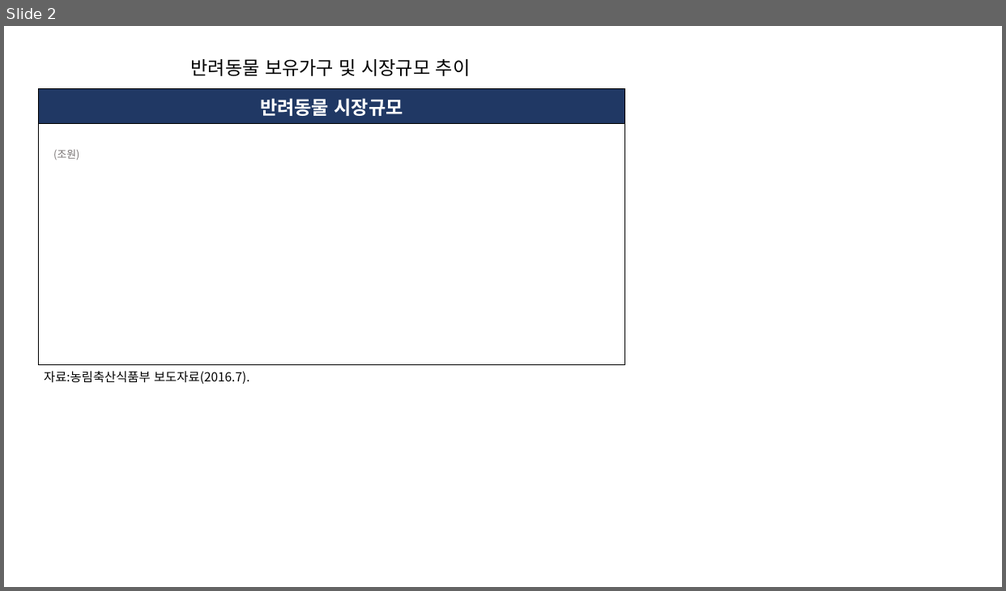
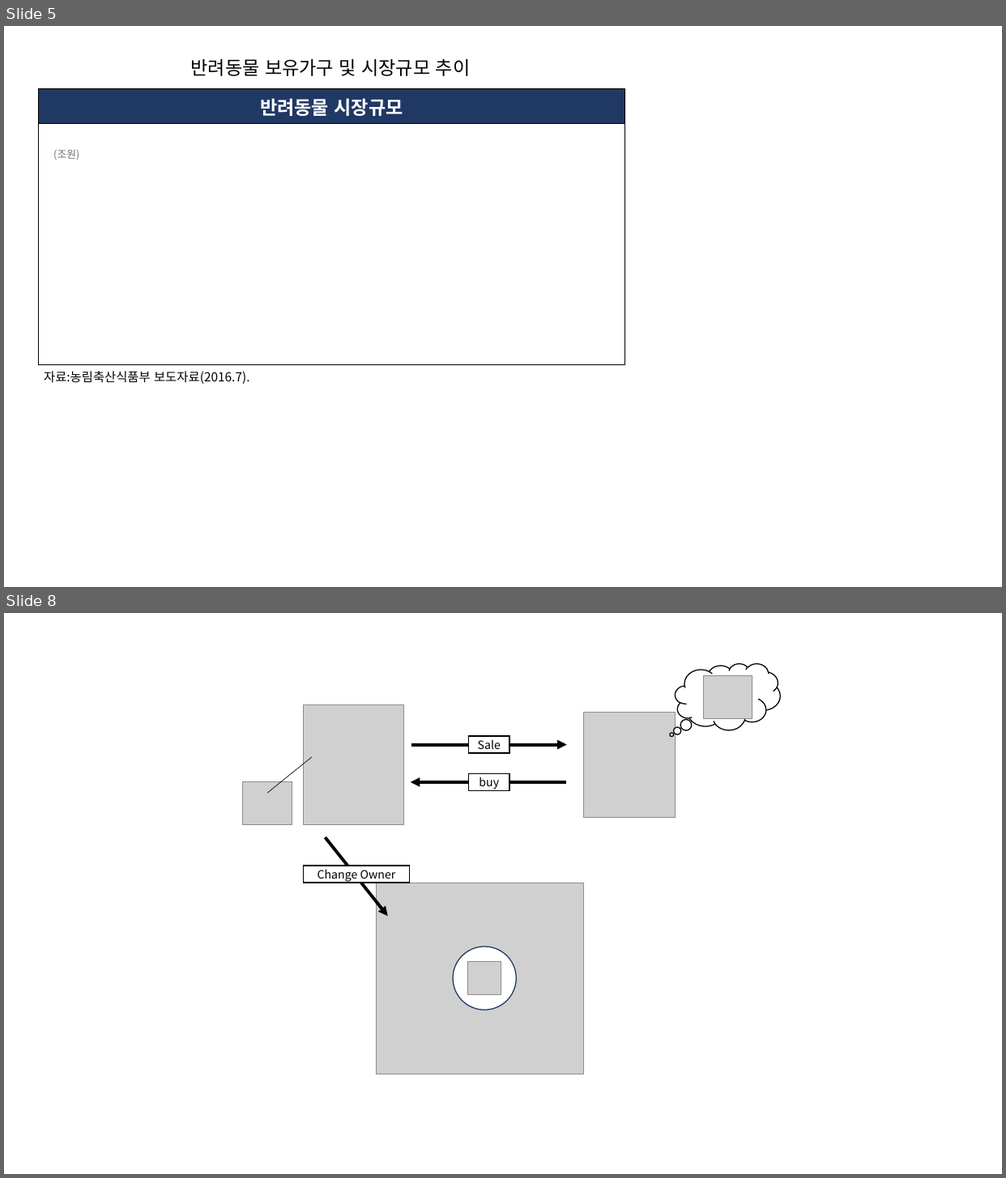
Before and after one commit to rndlr96/Line_Hakcerton, a slide deck: Line Hackerton picture.pptx. Shown one above the other, each under a label of ours: slide 2 before the commit, slides 5 and 8 after it; the slides between them are not shown. The pictures are 1006x591 and 1006x1178 pixels, drawn with LibreOffice and Linux fonts; fonts in the diff are those of the drawing; grey boxes stand for pictures. Boxes give left, top, right and bottom in pixels: in the first picture for what was removed or moved away, otherwise in the second. Text is boxed around its words. In the diff, an @@ line names an element or a change of style, - is before the commit and + after.

```diff
--- a/Line Hackerton picture.pptx
+++ b/Line Hackerton picture.pptx
@@ slide 8 added at (4, 613, 1002, 1174), background #FFFFFF @@
@@ group added at (243, 664, 781, 1073): 6 pictures, 3 arrows, 3 rectangles, 1 ellipse, 1 thought cloud, 1 line @@
+Sale
+buy
+Change Owner
@@ what was slide 2 is now slide 5 @@
```
Also in this commit, not shown: 1 slide changed, 3 other slides added.
